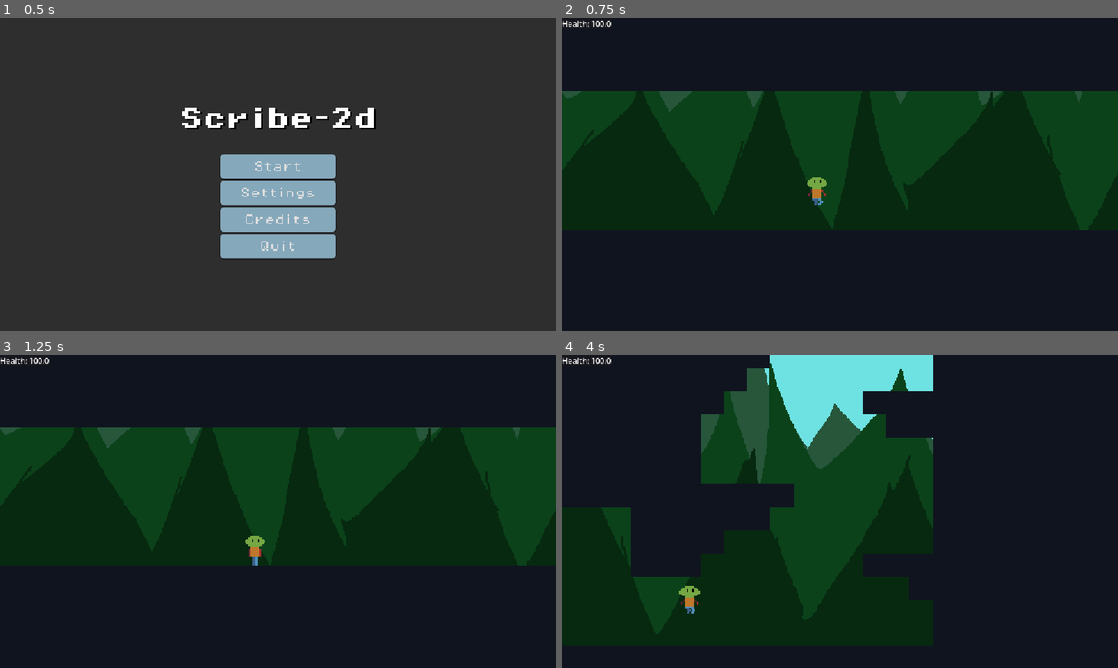
Above: before the commit, frames 1-4 (two rows, left to right).
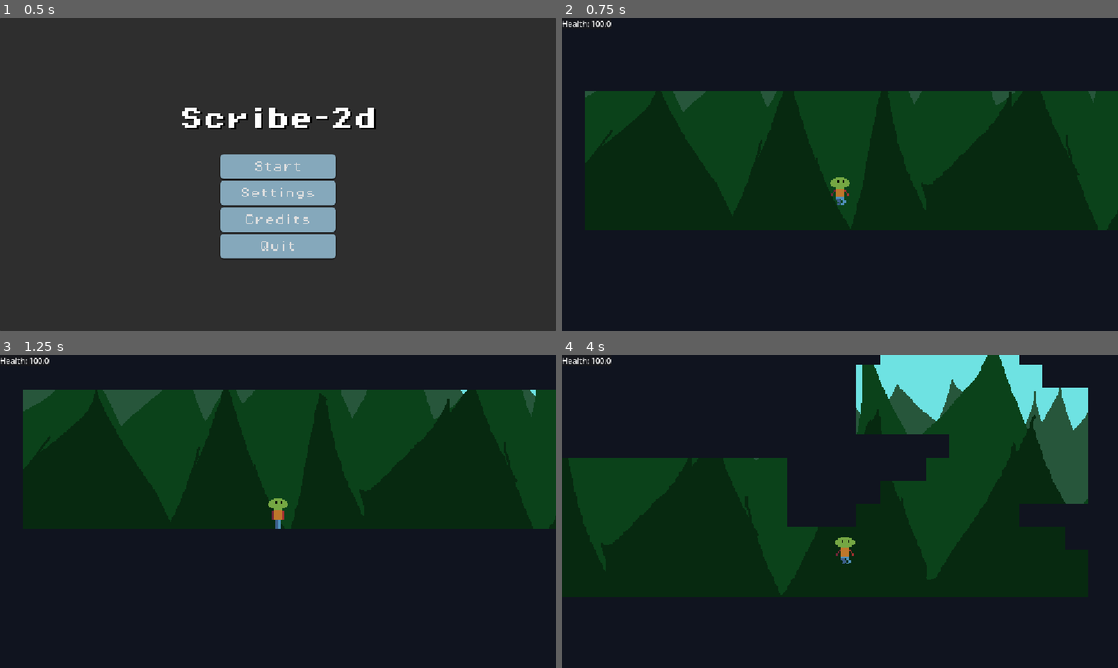
Above: after the commit, the same moments.

Repository: Sanved001/scribe-2d
Game: Godot game, scene res://scenes/boot.tscn
Same seed, same stepped clock (60 frames per second), same inputs: the game is played once before the commit and once after it.
Inputs (mouse positions are in pixels of both pictures, inside the frame that each line leads up to):
- Up to frame 1 (0.5 s): no input
- Up to frame 2 (0.75 s): click "Start" at 0.5 s
- Up to frame 3 (1.25 s): no input
- Up to frame 4 (4 s): move the mouse to (962, 495) at 1.27 s; hold D (right) 1.28-2.78 s; click (962, 495) at 1.35 s; tap Space (jump) at 1.52, 2.27, 3.77 s; move the mouse to (728, 527) at 2.02 s; tap Shift (dash) at 2.1 s; move the mouse to (895, 442) at 2.77 s; hold A (left) 2.78-3.53 s; tap F (interact) at 2.85 s; move the mouse to (812, 574) at 3.52 s; hold D (right) from 3.53 s (still down); tap V (shift_plane) at 3.6 s

Frame 1 is identical in both runs. In frame 2, 11% of the frame differs, in the area x 0-100%, y 23-68%; in frame 3, 21%; in frame 4, 36%, in the area x 1-95%, y 0-90%.

Commit message:
Now Tweening the camera limits instead of setting them abruptly (needs rework)

Diff:
--- a/scenes/Levels/real_test_level.tscn
+++ b/scenes/Levels/real_test_level.tscn
@@ -125,7 +125,7 @@
 size = Vector2(576, 224)
 
 [sub_resource type="RectangleShape2D" id="RectangleShape2D_ufmjp"]
-size = Vector2(217, 467)
+size = Vector2(226, 467)
 
 [sub_resource type="RectangleShape2D" id="RectangleShape2D_nxm2v"]
 size = Vector2(416, 162)
@@ -191,7 +191,7 @@
 script = ExtResource("7_5gr7r")
 
 [node name="CameraLimitZoneCollider" type="CollisionShape2D" parent="CameraLimitZones/CameraLimitZone2" unique_id=1023490614]
-position = Vector2(10.5, -31.5)
+position = Vector2(10, -31.5)
 shape = SubResource("RectangleShape2D_ufmjp")
 
 [node name="CameraLimitZone3" type="Area2D" parent="CameraLimitZones" unique_id=1039607566]
--- a/scripts/player_camera.gd
+++ b/scripts/player_camera.gd
@@ -83,10 +83,20 @@
 
 
 func Set_camera_limit(zone_rect:Rect2i):
-	limit_left = zone_rect.position.x
-	limit_right = zone_rect.end.x
-	limit_top = zone_rect.position.y
-	limit_bottom = zone_rect.end.y
+	#Reset_Camera_Limit(true)
+	var camera_limit_tween = self.create_tween()
+	#camera_position_tween.tween_property(self, "position", Vector2(zone_rect.get_center()) , 1)
+	#camera_position_tween.tween_property(self, "position:x", zone_rect.get_center().x , 1)
+	#camera_position_tween.parallel().tween_property(self, "position:y", zone_rect.get_center().y, 1)
+	camera_limit_tween.tween_property(self, "limit_left", zone_rect.position.x, 2)
+	camera_limit_tween.parallel().tween_property(self, "limit_right", zone_rect.end.x, 2)
+	camera_limit_tween.parallel().tween_property(self, "limit_top", zone_rect.position.y, 2)
+	camera_limit_tween.parallel().tween_property(self, "limit_bottom", zone_rect.end.y, 2)
+
+	#limit_left = zone_rect.position.x
+	#limit_right = zone_rect.end.x
+	#limit_top = zone_rect.position.y
+	#limit_bottom = zone_rect.end.y
 
 
 func Reset_Camera_Limit(value:bool):
Not shown, changed: Scribe-2d-updates.txt
